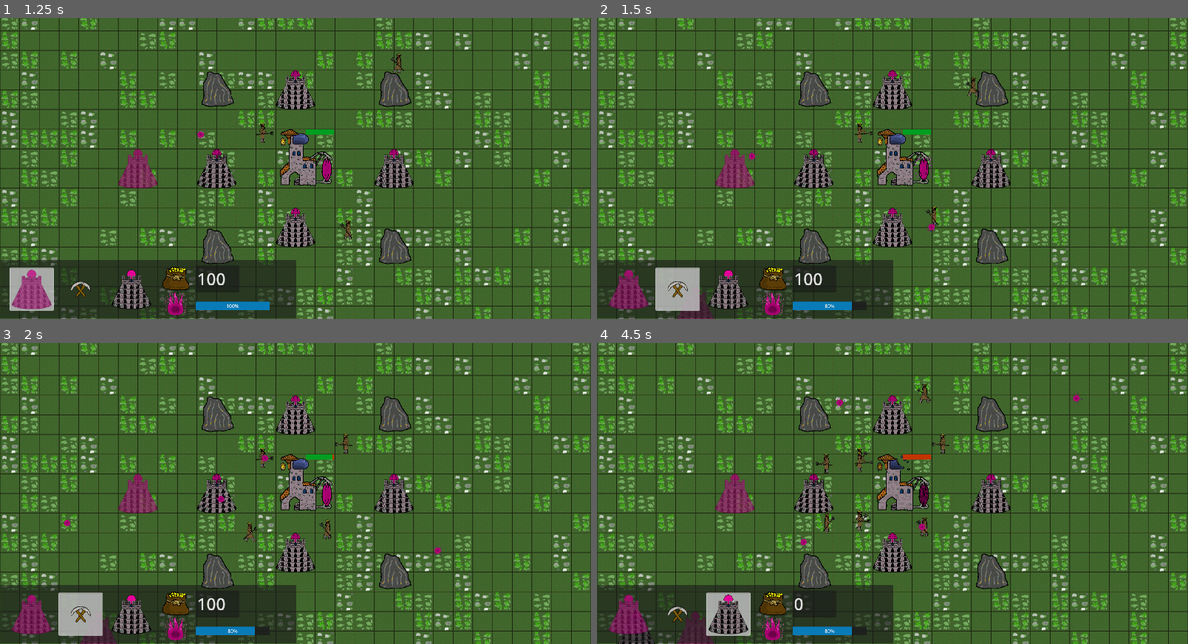
Above: before the commit, frames 1-4 (two rows, left to right).
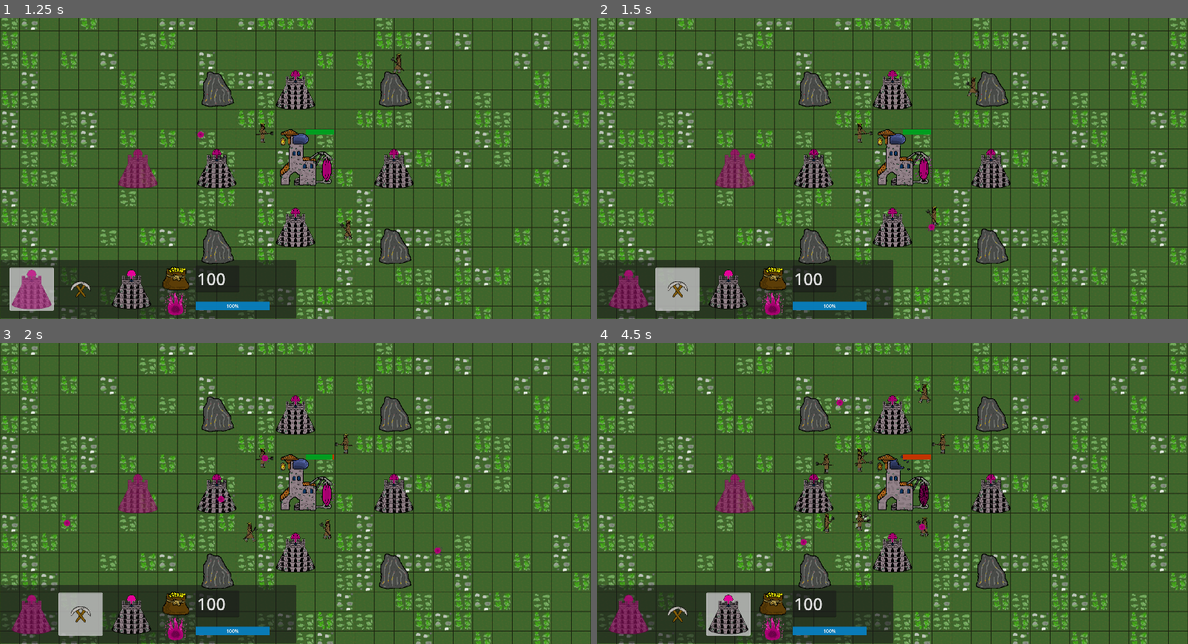
Above: after the commit, the same moments.

Repository: jaroslav2324/ludum_dare_54
Game: Godot game, scene res://scenes/main_scene.tscn
The game is run twice, just before and just after one commit, with the same random seed, the same clock (stepped at 60 frames per second) and the same inputs. Sound files missing from this copy of the repository are replaced by a short silence.
Inputs (mouse positions are in pixels of both pictures, inside the frame that each line leads up to):
- Up to frame 1 (1.25 s): click (29, 288) at 0.5 s
- Up to frame 2 (1.5 s): click (679, 288) at 1.25 s
- Up to frame 3 (2 s): no input
- Up to frame 4 (4.5 s): click (727, 613) at 2 s; click (626, 613) at 2.75 s; click (679, 613) at 3.5 s; click (727, 613) at 4.25 s

Frame 1 is identical in both runs. In frame 2, 0.3% of the frame differs, in the area x 13-46%, y 90-100%; in frame 3, 0.3%; in frame 4, 0.7%, in the area x 3-46%, y 84-100%.

Commit message:
interface
the user-friendly interface has become more convenient

Diff:
--- a/project.godot
+++ b/project.godot
@@ -60,6 +60,21 @@
 "events": [Object(InputEventMouseButton,"resource_local_to_scene":false,"resource_name":"","device":-1,"window_id":0,"a …(236 unchanged characters)…
 ]
 }
+mT={
+"deadzone": 0.5,
+"events": [Object(InputEventKey,"resource_local_to_scene":false,"resource_name":"","device":-1,"window_id":0,"alt_pressed":false,"shift_pressed":false,"ctrl_pressed":false,"meta_pressed":false,"pressed":false,"keycode":0,"physical_keycode":49,"key_label":0,"unicode":49,"echo":false,"script":null)
+]
+}
+min={
+"deadzone": 0.5,
+"events": [Object(InputEventKey,"resource_local_to_scene":false,"resource_name":"","device":-1,"window_id":0,"alt_pressed":false,"shift_pressed":false,"ctrl_pressed":false,"meta_pressed":false,"pressed":false,"keycode":0,"physical_keycode":50,"key_label":0,"unicode":50,"echo":false,"script":null)
+]
+}
+rT={
+"deadzone": 0.5,
+"events": [Object(InputEventKey,"resource_local_to_scene":false,"resource_name":"","device":-1,"window_id":0,"alt_pressed":false,"shift_pressed":false,"ctrl_pressed":false,"meta_pressed":false,"pressed":false,"keycode":0,"physical_keycode":51,"key_label":0,"unicode":51,"echo":false,"script":null)
+]
+}
 
 [rendering]
 
--- a/scenes/interface.gd
+++ b/scenes/interface.gd
@@ -16,6 +16,15 @@
 func _process(delta):
 	$Panel/coinCount.text = str(Coins)
 	$Panel/ProgressBar.value = Manna
+	if Input.is_action_just_pressed("mT"):
+		_on_magic_tower_button_down()
+		$Panel/magicTower.button_pressed = not $Panel/magicTower.button_pressed
+	if Input.is_action_just_pressed("min"):
+		_on_mine_button_down()
+		$Panel/mine.button_pressed = not $Panel/mine.button_pressed
+	if Input.is_action_just_pressed("rT"):
+		_on_real_towe_button_down()
+		$Panel/realTowe.button_pressed = not $Panel/realTowe.button_pressed
 	pass
 
 func _on_game_currency(coins, manna):
@@ -24,19 +33,33 @@
 
 
 func _on_mine_toggled(button_pressed):
+	print("asdasd")
 	emit_signal("mineToggled", button_pressed)
-	$Panel/magicTower.button_pressed = false
-	$Panel/realTowe.button_pressed = false
+
 
 
 
 func _on_magic_tower_toggled(button_pressed):
 	emit_signal("magicTowerToggled", button_pressed)
+
+
+
+func _on_real_towe_toggled(button_pressed):
+	emit_signal("towerToggled", button_pressed)
+
+
+
+
+func _on_magic_tower_button_down():
 	$Panel/realTowe.button_pressed = false
 	$Panel/mine.button_pressed = false
 
 
-func _on_real_towe_toggled(button_pressed):
-	emit_signal("towerToggled", button_pressed)
+func _on_mine_button_down():
+	$Panel/magicTower.button_pressed = false
+	$Panel/realTowe.button_pressed = false
+
+
+func _on_real_towe_button_down():
 	$Panel/magicTower.button_pressed = false
 	$Panel/mine.button_pressed = false
--- a/scenes/interface.tscn
+++ b/scenes/interface.tscn
@@ -138,8 +138,10 @@
 offset_bottom = 124.0
 texture = ExtResource("6_h8pkq")
 
+[connection signal="button_down" from="Panel/magicTower" to="." method="_on_magic_tower_button_down"]
 [connection signal="toggled" from="Panel/magicTower" to="." method="_on_magic_tower_toggled"]
 [connection signal="button_down" from="Panel/mine" to="." method="_on_mine_button_down"]
 [connection signal="button_up" from="Panel/mine" to="." method="_on_mine_button_up"]
 [connection signal="toggled" from="Panel/mine" to="." method="_on_mine_toggled"]
+[connection signal="button_down" from="Panel/realTowe" to="." method="_on_real_towe_button_down"]
 [connection signal="toggled" from="Panel/realTowe" to="." method="_on_real_towe_toggled"]
